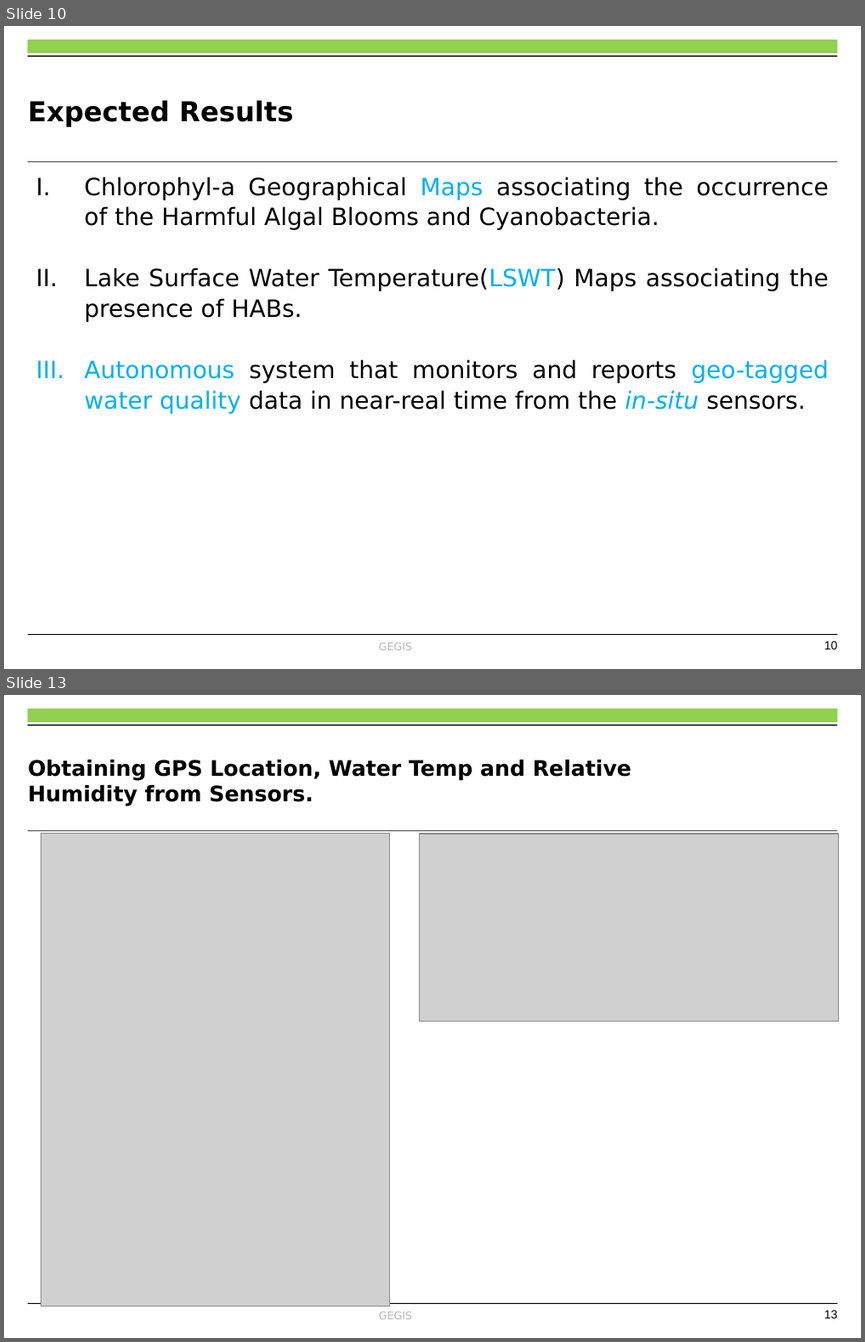
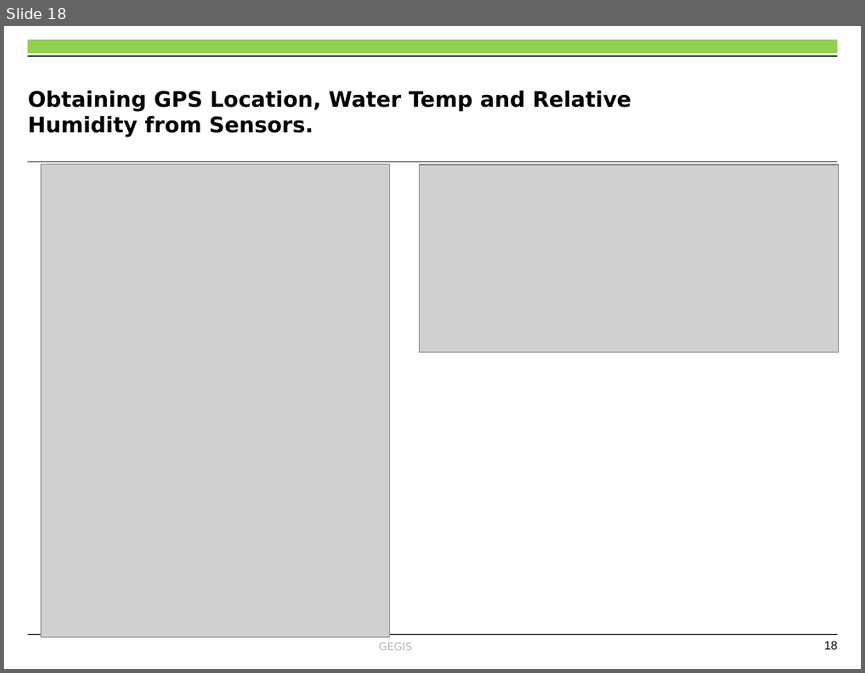
Before and after one commit to OkomoJacob/FinalYearProject, a slide deck: Dr. E Nduati, Superviser/Submissions/ENC222-0149_2017_OKOMO_JACOB_OKELLO_V3.pptx. Shown one above the other, each under a label of ours: slides 10 and 13 before the commit, slide 18 after it; the slides between them are not shown. The pictures are 865x1342 and 865x673 pixels, drawn with LibreOffice and Linux fonts; fonts in the diff are those of the drawing; grey boxes stand for pictures; background and template pictures are left out. Boxes give left, top, right and bottom in pixels: in the first picture for what was removed or moved away, otherwise in the second. Text is boxed around its words. In the diff, an @@ line names an element or a change of style, - is before the commit and + after.

```diff
--- a/Dr. E Nduati, Superviser/Submissions/ENC222-0149_2017_OKOMO_JACOB_OKELLO_V3.pptx
+++ b/Dr. E Nduati, Superviser/Submissions/ENC222-0149_2017_OKOMO_JACOB_OKELLO_V3.pptx
@@ slide 10 removed at (x1=4, y1=26, x2=861, y2=669), background #FFFFFF; not listed: 6 template elements that a slide beside it also shows @@
@@ title removed at (x1=28, y1=100, x2=293, y2=127) @@
-Expected Results
@@ text removed at (x1=84, y1=176, x2=828, y2=414) @@
-I. Chlorophyl-a Geographical Maps associating the occurrence of the Harmful Algal Blooms and Cyanobacteria.
-II. Lake Surface Water Temperature(LSWT) Maps associating the presence of HABs.
-III. Autonomous system that monitors and reports geo-tagged water quality data in near-real time from the in-situ sensors.
@@ what was slide 13 is now slide 18 @@
@@ page number at (x1=824, y1=641, x2=838, y2=649): text changed @@
-13
+18
```
Also in this commit, not shown: 9 slides changed, 8 slides added, 2 other slides removed, 1 other file.
